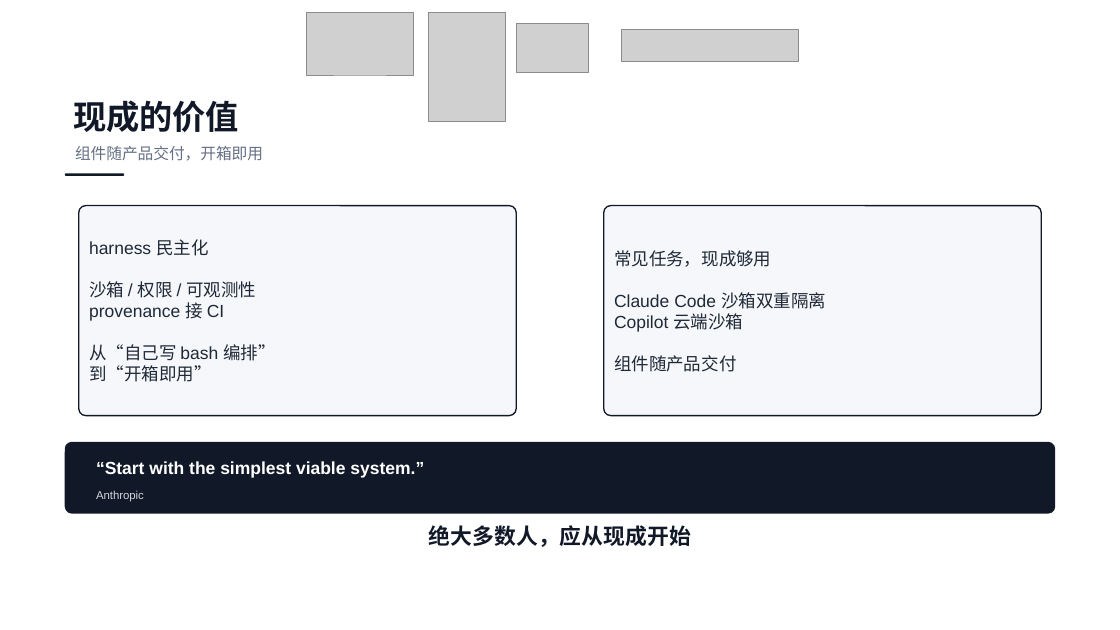
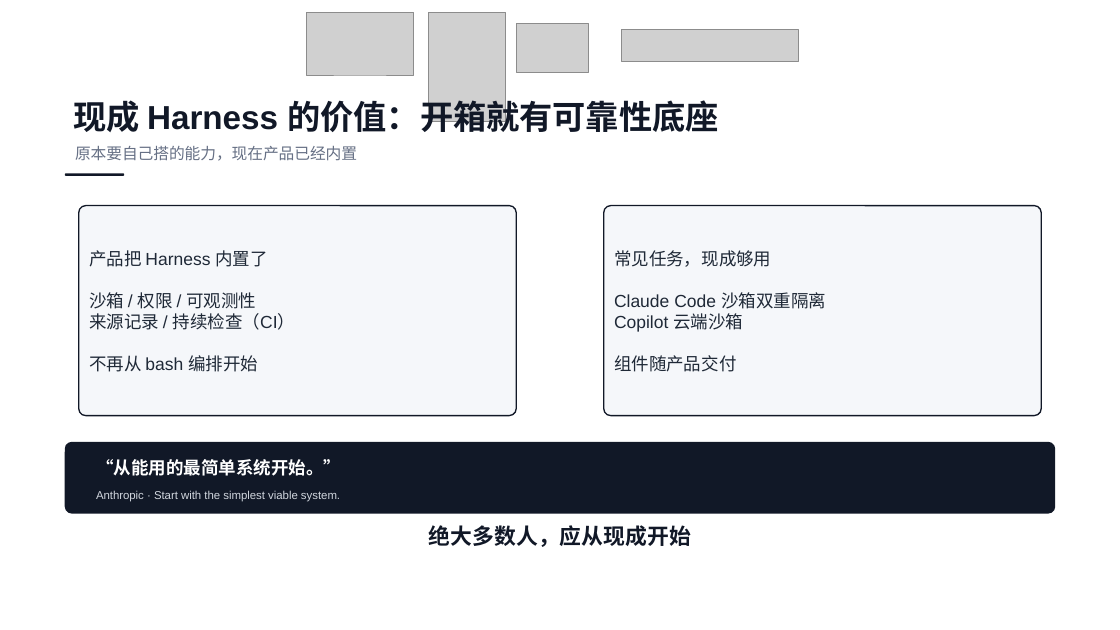
Before and after one commit to ethan-jiang-1/ai_dev_sdlc_aidc, a slide deck: slide 16 of talk-ai-coding-evolution/05_output/v3/OPC航海指南-harness-v3.pptx. Drawn at 1120x630 pixels with LibreOffice and Linux fonts; fonts in the diff are those of the drawing; grey boxes stand for pictures. Boxes give left, top, right and bottom in pixels: in the first picture for what was removed or moved away, otherwise in the second. Text is boxed around its words. In the diff, an @@ line names an element or a change of style, - is before the commit and + after.

```diff
--- a/talk-ai-coding-evolution/05_output/v3/OPC航海指南-harness-v3.pptx
+++ b/talk-ai-coding-evolution/05_output/v3/OPC航海指南-harness-v3.pptx
@@ text at (73, 95, 718, 132): text changed @@
-现成的价值
+现成 Harness 的价值：开箱就有可靠性底座
@@ text at (75, 146, 357, 161): text changed @@
-组件随产品交付，开箱即用
+原本要自己搭的能力，现在产品已经内置
@@ text in rounded rectangle at (89, 250, 267, 267): text changed @@
-harness 民主化
+产品把 Harness 内置了
@@ text in rounded rectangle at (89, 313, 295, 372): text changed @@
-provenance 接 CI
-从“自己写 bash 编排”
-到“开箱即用”
+来源记录 / 持续检查（CI）
+不再从 bash 编排开始
@@ text added at (96, 459, 341, 476), 15 pt, text #FFFFFF, bold @@
+“从能用的最简单系统开始。”
@@ text at (96, 490, 340, 502): text changed; size 15 to 9.8 pt; text colour #FFFFFF to #D0D5DD; bold off @@
-“Start with the simplest viable system.”
+Anthropic · Start with the simplest viable system.
```
Also in this commit, not shown: 17 other slides changed, 2 slides added, 2 slides removed, 2 other files.
